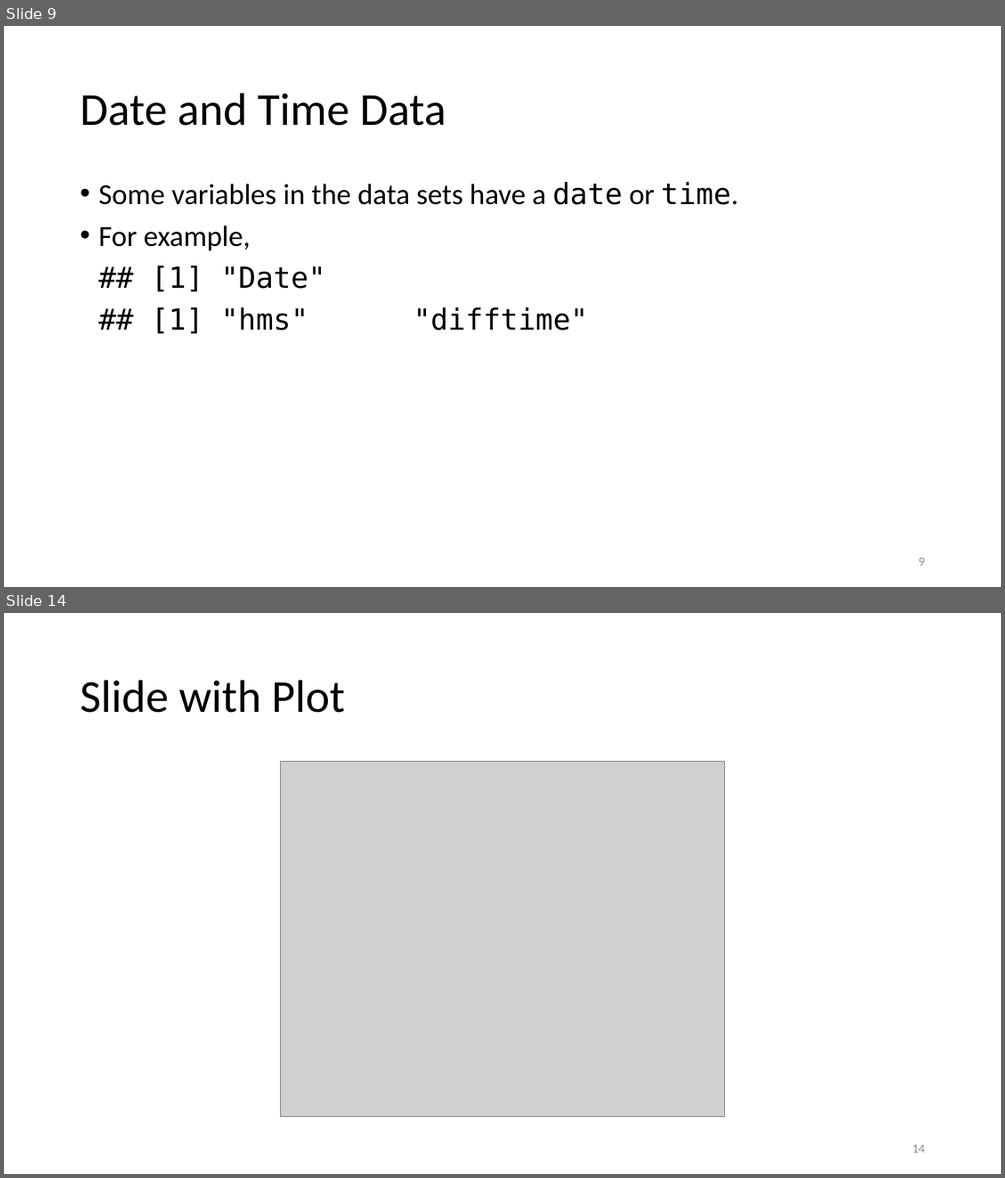
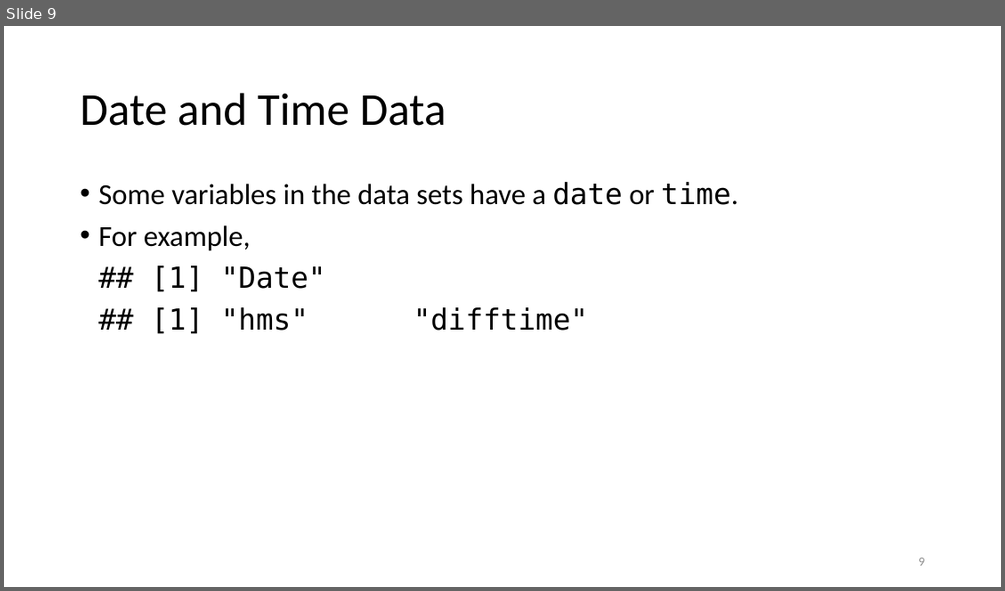
Before and after one commit to jmgraham30/SWBmodules, a slide deck: slides/dates_times_with_r.pptx. Shown one above the other, each under a label of ours: slides 9 and 14 before the commit, slide 9 after it; the slides between them are not shown. The pictures are 1005x1178 and 1005x591 pixels, drawn with LibreOffice and Linux fonts; fonts in the diff are those of the drawing; grey boxes stand for pictures. Boxes give left, top, right and bottom in pixels: in the first picture for what was removed or moved away, otherwise in the second. Text is boxed around its words. In the diff, an @@ line names an element or a change of style, - is before the commit and + after.

```diff
--- a/slides/dates_times_with_r.pptx
+++ b/slides/dates_times_with_r.pptx
@@ slide 14 removed at (4, 613, 1001, 1174), background #FFFFFF @@
@@ title removed at (80, 680, 345, 713) @@
-Slide with Plot
@@ picture removed at (280, 762, 724, 1117) @@
@@ page number removed at (912, 1144, 924, 1152) @@
-14
```
Also in this commit, not shown: 2 slides changed, 5 slides added, 3 other slides removed, 2 other files.
